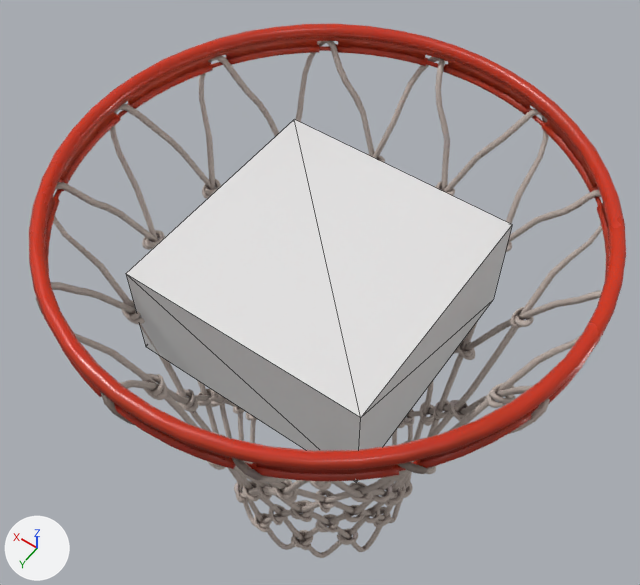
One commit to the glTF model assets/models/net.glb: the scene before it, then after it.
One viewpoint serves both versions: a 50 mm lens placed at (-0.278, 0.405, 0.504), pointed at (0.034, -0.032, -0.183). Arrows for +X, +Y and +Z are at lower left; the lights stay in place. The older version comes first. Mesh edges are drawn as thin lines on the coarser meshes. Where no turn or scale is listed for an object, it has been applied to the vertices. Vertices at exactly the same position are counted once.

Names of what the first picture shows: 'collide', 'net'.
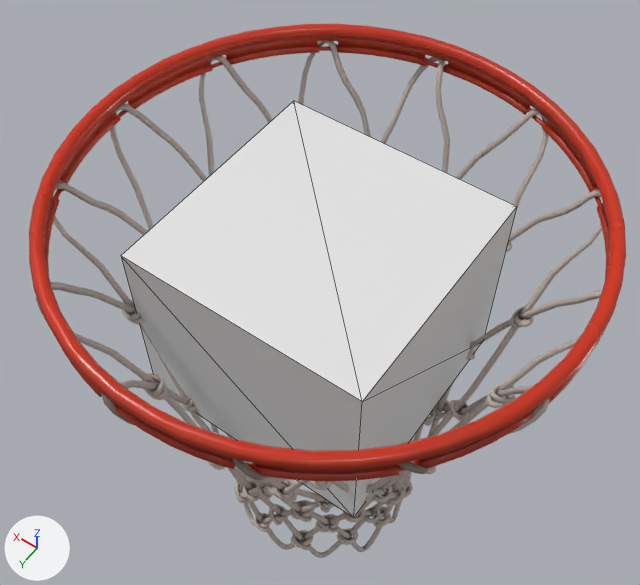
Boxes (x1, y1, x2, y2) around the edits, measured in the pictures (640 x 585 px):
'collide', moved, rescaled (15% taller)
    before: (126, 120, 512, 482)
    after: (121, 101, 517, 517)

What changed in the scene script:
```text
Change me_sphere:
    used by ob_collide; location = (0.001, 0.01, -0.108)
    remove me_sphere.from_pydata(...)  # 8 vertices, 12 faces; spans x -0.115..0.115, y -0.115..0.115, z -0.052..0.052
    add me_sphere.from_pydata(...)  # 8 vertices, 12 faces; spans x -0.115..0.115, y -0.115..0.115, z -0.052..0.143
    me_sphere part 1: the whole mesh is scaled about its middle by (1, 1, 1.86), then moved by (0.0, 0.0, 0.045)
Change ob_collide:
    ob_collide.location: (0.001, 0.01, -0.108) -> (0.001, 0.01, -0.176)
```
